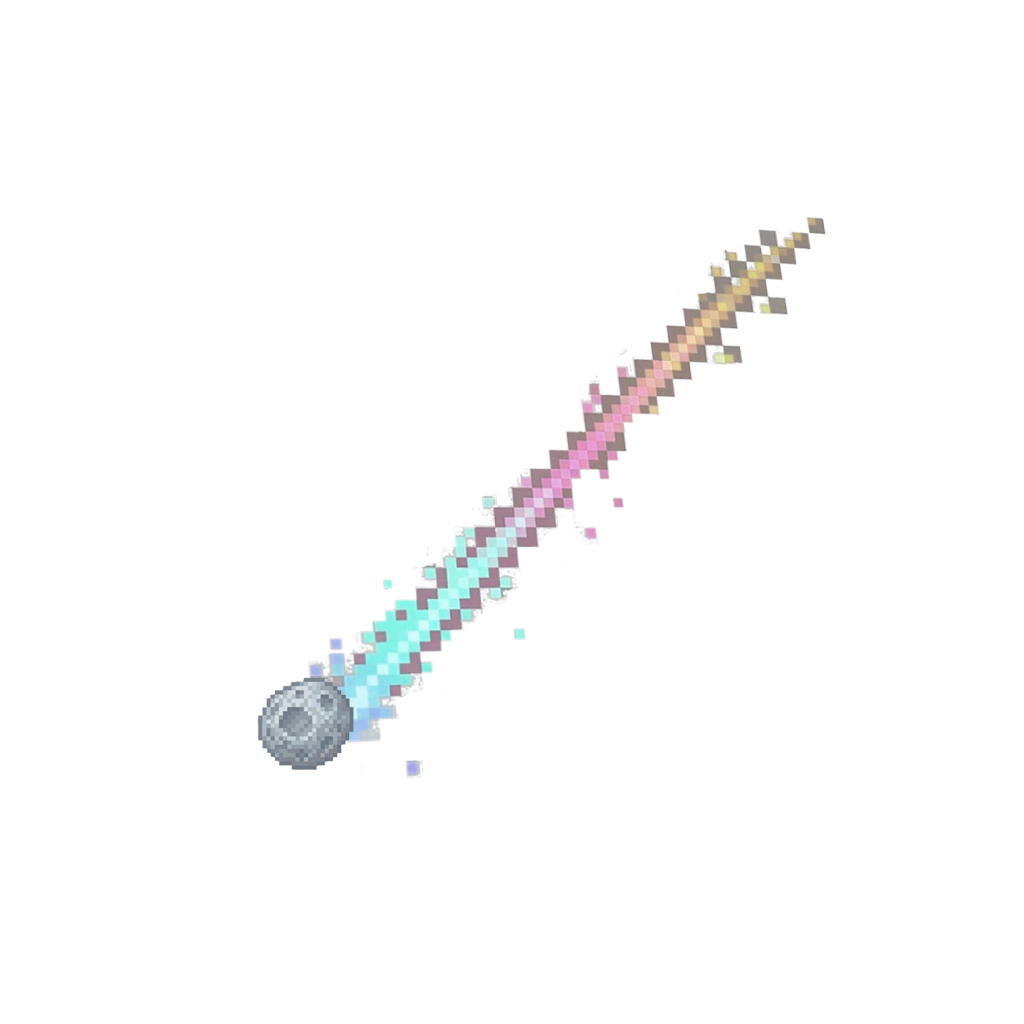
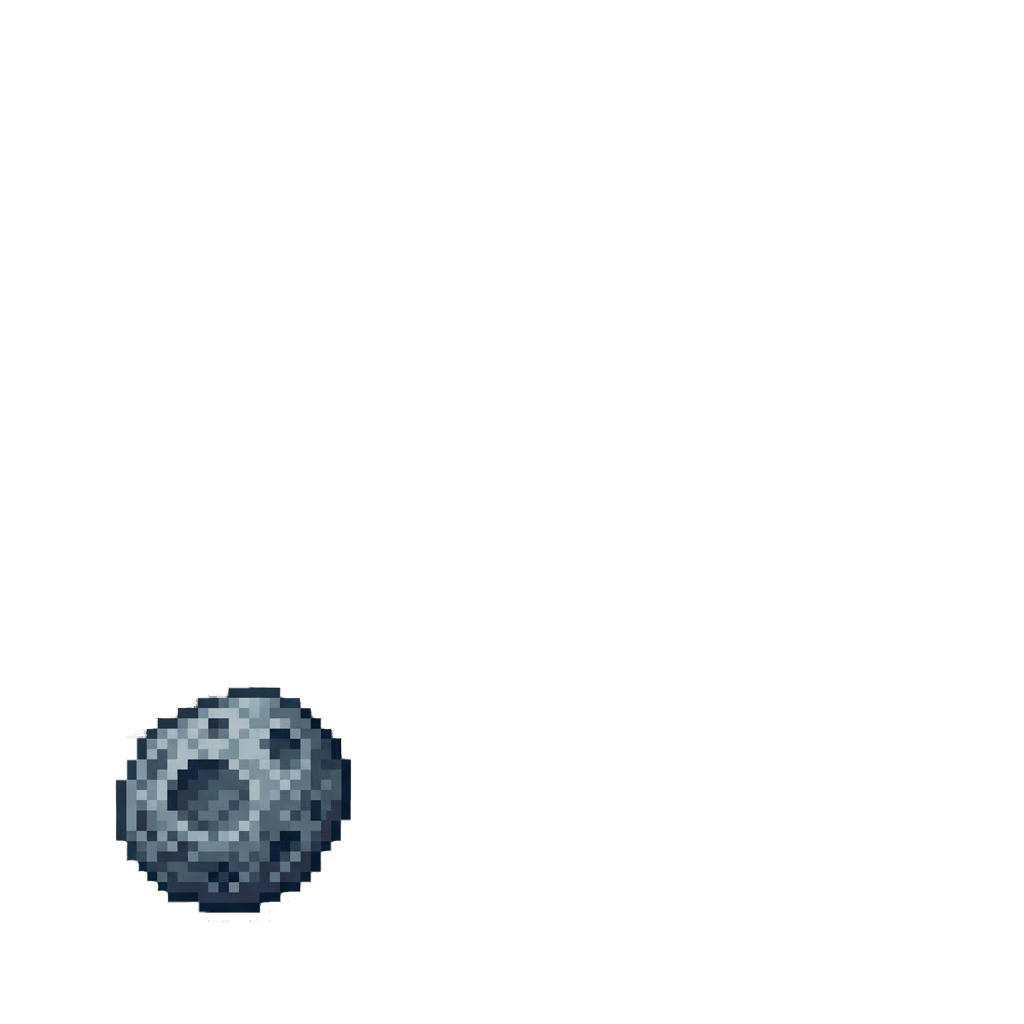
Before/after of a w=1024, h=1024 layered artwork. What changed in the layer stack:
hid "Head2" over (254, 675, 354, 774)
renamed "Head1" to "Layer 1", showed it, painted on it over (107, 681, 352, 923)
hid "Tail4" over (307, 216, 827, 780)
